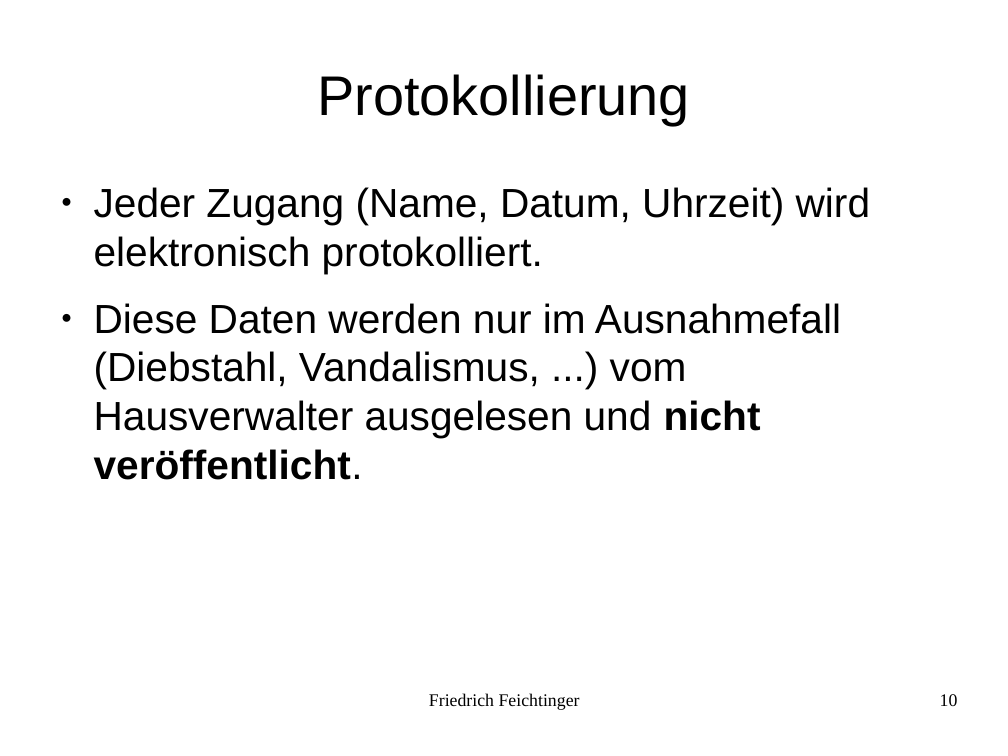
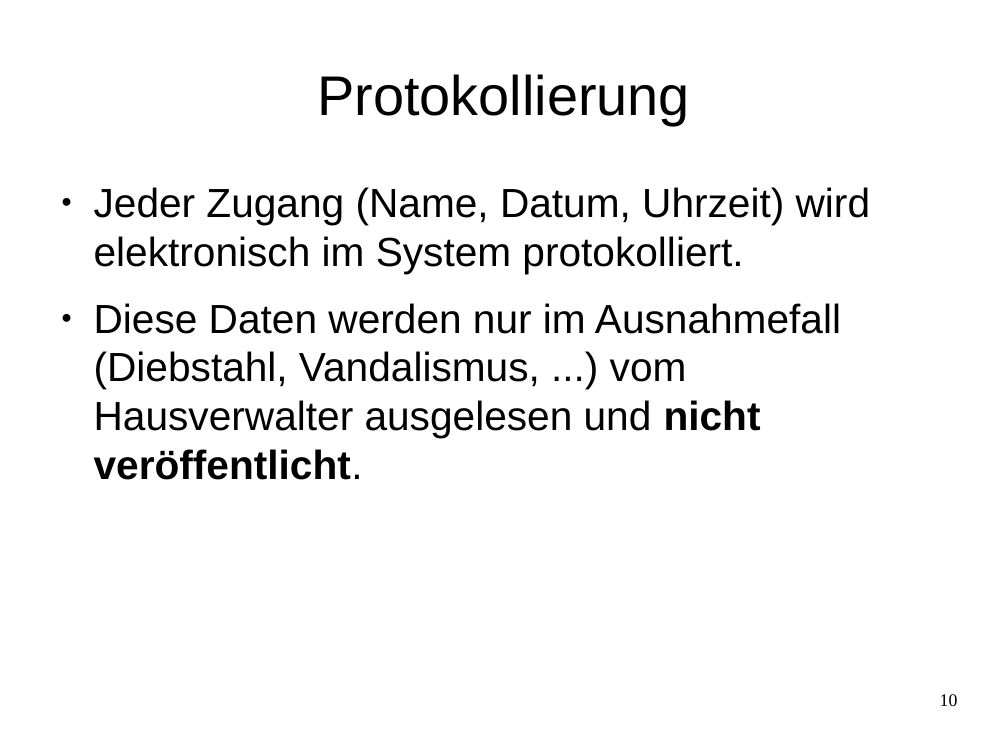
Before and after one commit to feichtinger/LEGACY-fingerprint-doorlock, a slide deck: slide 10 of Zugangssystem.odp. Drawn at 1008x756 pixels with LibreOffice and Linux fonts; fonts in the diff are those of the drawing; background and template pictures are left out. Boxes give left, top, right and bottom in pixels: in the first picture for what was removed or moved away, otherwise in the second. Text is boxed around its words. In the diff, an @@ line names an element or a change of style, - is before the commit and + after.

```diff
--- a/Zugangssystem.odp
+++ b/Zugangssystem.odp
@@ text at [94, 187, 870, 274]: text changed @@
-● Jeder Zugang (Name, Datum, Uhrzeit) wird elektronisch protokolliert.
+● Jeder Zugang (Name, Datum, Uhrzeit) wird elektronisch im System protokolliert.
@@ text removed at [429, 693, 580, 710] @@
-Friedrich Feichtinger
```
Also in this commit, not shown: 11 other slides changed, 11 other files.
